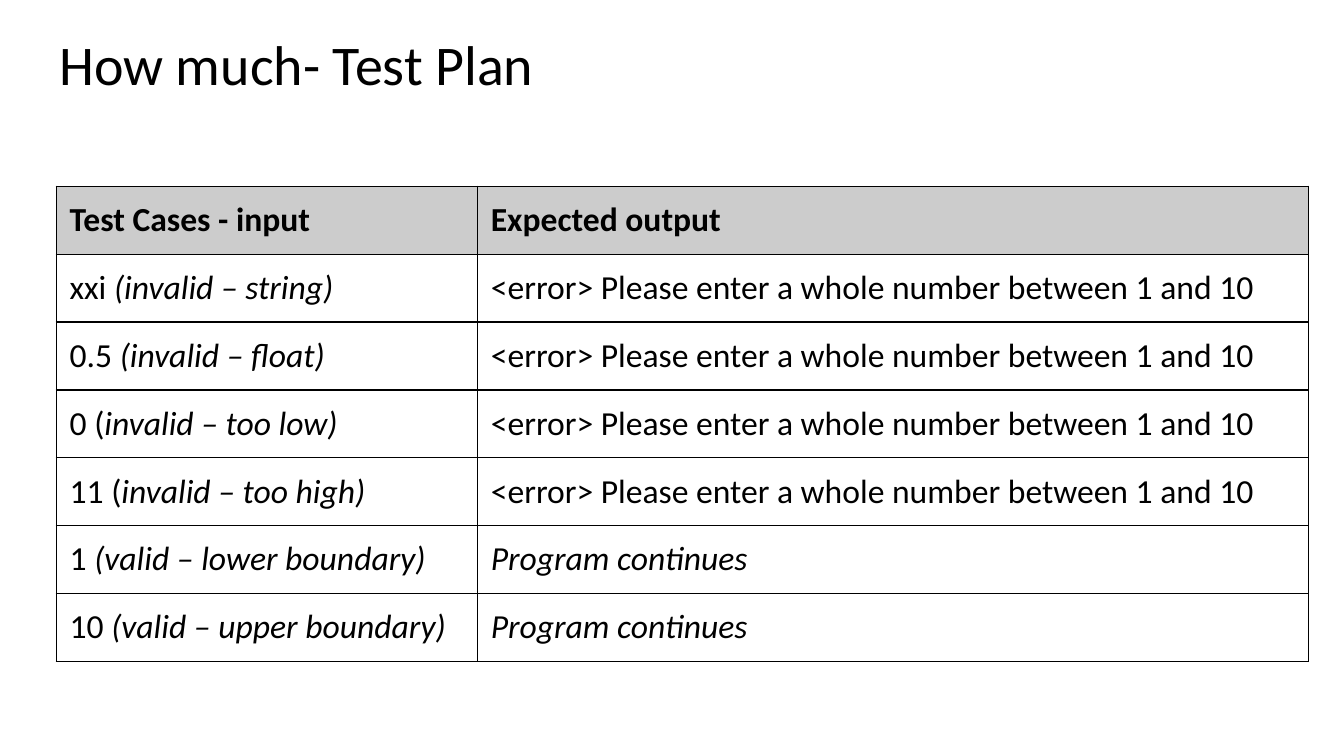
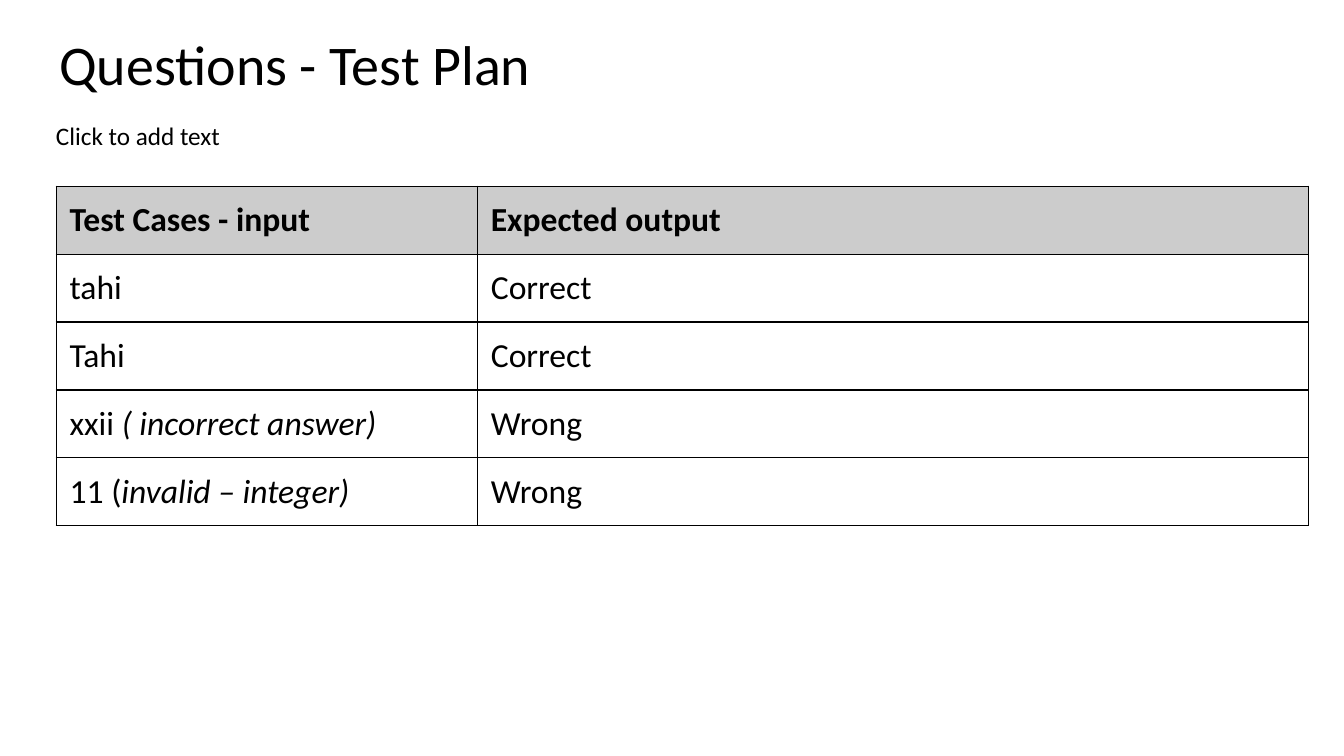
Before and after one commit to jireh-t/Assessment, a slide deck: slide 13 of 1.7 and 1.8 documentation.pptx. Drawn at 1344x756 pixels with LibreOffice and Linux fonts; fonts in the diff are those of the drawing. Boxes give left, top, right and bottom in pixels: in the first picture for what was removed or moved away, otherwise in the second. Text is boxed around its words. In the diff, an @@ line names an element or a change of style, - is before the commit and + after.

```diff
--- a/1.7 and 1.8 documentation.pptx
+++ b/1.7 and 1.8 documentation.pptx
@@ title at [59, 46, 530, 93]: text changed @@
-How much- Test Plan
+Questions - Test Plan
@@ text added at [56, 127, 220, 145], 18 pt, text #000000 @@
+Click to add text
@@ table at [56, 187, 1310, 522] @@
-row 2: xxi (invalid – string) | <error> Please enter a whole number between 1 and 10
-row 3: 0.5 (invalid – float) | <error> Please enter a whole number between 1 and 10
-row 4: 0 (invalid – too low) | <error> Please enter a whole number between 1 and 10
-row 5: 11 (invalid – too high) | <error> Please enter a whole number between 1 and 10
-row 6: 1 (valid – lower boundary) | Program continues
-row 7: 10 (valid – upper boundary) | Program continues
+row 2: tahi | Correct
+row 3: Tahi | Correct
+row 4: xxii ( incorrect answer) | Wrong
+row 5: 11 (invalid – integer) | Wrong
```
Also in this commit, not shown: 8 other slides changed.
